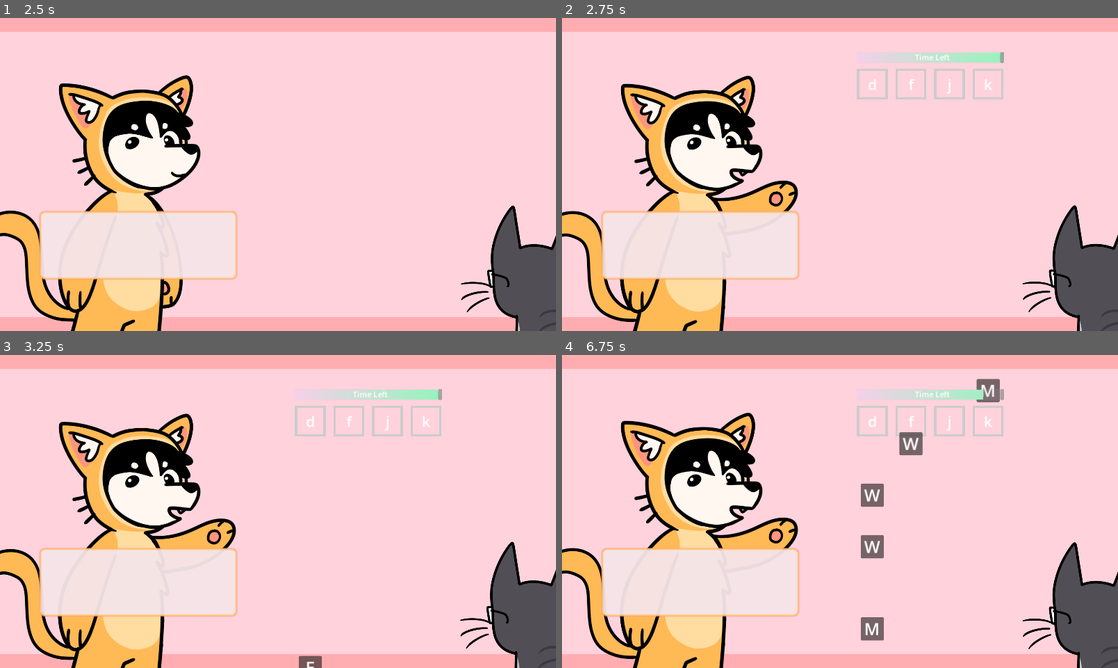
Above: before the commit, frames 1-4 (two rows, left to right).
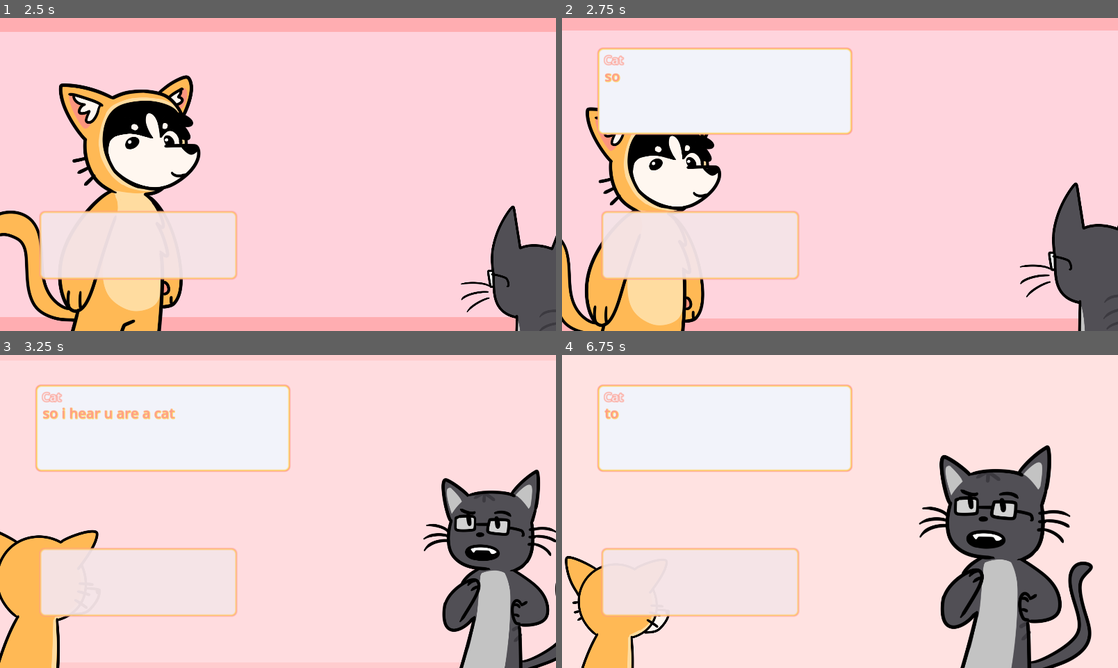
Above: after the commit, the same moments.

Repository: crawsoir/pizza_game
Game: Godot game, scene res://main.tscn
Same seed, same stepped clock (60 frames per second), same inputs: the game is played once before the commit and once after it.
Inputs:
- Up to frame 1 (2.5 s): click "START!!" at 0.5 s; tap Space (interact) at 1.35, 2.1 s
- Up to frame 2 (2.75 s): no input
- Up to frame 3 (3.25 s): tap Space (interact) at 2.85 s
- Up to frame 4 (6.75 s): tap Space (interact) every 0.75 s from 3.6 to 6.6 s

Frame 1 is identical in both runs. In frame 2, 27% of the frame differs, in the area x 0-100%, y 4-100%; in frame 3, 40%; in frame 4, 44%, in the area x 0-100%, y 0-100%.

Commit message:
Add global music loader

Diff:
--- a/Battlescreen/AnimationManager.gd
+++ b/Battlescreen/AnimationManager.gd
@@ -49,7 +49,7 @@
 				dog.animation = anim_map[DOG_CLOSED]
 
 		battle_screen.states.CAT_TURN:
-			if current_state == battle_screen.states.DOG_TURN:
+			if current_state == battle_screen.states.DOG_TURN or current_state == battle_screen.states.PREBATTLE:
 				switch_to_cat()
 
 		battle_screen.states.TRANSITION_DOG:
--- a/Battlescreen/BattleScreen.gd
+++ b/Battlescreen/BattleScreen.gd
@@ -20,6 +20,7 @@
 func _ready():
 	bg_colour.move_in()
 	interactive_dialogue.visible = false
+	GlobalAudioStream.set_music_db(-8)
 
 func _process(delta):
 	match(current_state):
--- a/Battlescreen/BattleScreen.tscn
+++ b/Battlescreen/BattleScreen.tscn
@@ -6,7 +6,6 @@
 [ext_resource type="PackedScene" uid="uid://dgh4l1gffvlkb" path="res://Battlescreen/AnimationManager.tscn" id="3_a0wn2"]
 [ext_resource type="Script" path="res://Eventmanager/EventManager.gd" id="4_iu5y7"]
 [ext_resource type="PackedScene" uid="uid://bqgx2nxmfeqhi" path="res://DialogueBox/InteractiveDialogueBox.tscn" id="7_tgbch"]
-[ext_resource type="AudioStream" uid="uid://pj1744ldehei" path="res://assets/pitzah.mp3" id="7_uk3f8"]
 [ext_resource type="Script" path="res://Battlescreen/RoundTimer.gd" id="7_xwc88"]
 
 [sub_resource type="Gradient" id="Gradient_thir2"]
@@ -51,10 +50,6 @@
 offset_right = 600.0
 offset_bottom = 240.0
 
-[node name="AudioStreamPlayer" type="AudioStreamPlayer" parent="."]
-stream = ExtResource("7_uk3f8")
-autoplay = true
-
 [node name="RoundTimer" type="TextureProgressBar" parent="."]
 layout_mode = 0
 offset_left = 611.0
--- a/Eventmanager/events/battle1.json
+++ b/Eventmanager/events/battle1.json
@@ -5,11 +5,12 @@
 	"cat_name": "who knows"
   },
   "events": [
-	{
-	  "num": 0,
-	  "type": "battle",
-	  "word_list": [
-		{"word": "meow", "score": 15},
+		{
+	  "num": 1,
+	  "type": "dialogue",
+	  "dialogue": [
+		{"text": "so i hear u are a cat"},
+		{"name": "dog", "text": "sus"}
 	  ]
 	},
 	{
--- /dev/null
+++ b/GUI/GameOverScreen.gd
@@ -0,0 +1,7 @@
+extends Control
+
+func _ready():
+	GlobalAudioStream.set_music_db(-17)
+
+func _on_main_menu_pressed():
+	Global.goto_scene(Global.START_SCREEN)
--- /dev/null
+++ b/GUI/GameOverScreen.tscn
@@ -0,0 +1,90 @@
+[gd_scene load_steps=9 format=3]
+
+[ext_resource type="Texture2D" uid="uid://ckvgd14mij4nu" path="res://assets/dogcry.png" id="1_5236h"]
+[ext_resource type="Script" path="res://GUI/GameOverScreen.gd" id="1_kdxk1"]
+[ext_resource type="Texture2D" uid="uid://cjsyqi0f1ckgk" path="res://assets/cat2.png" id="2_octqt"]
+
+
+[sub_resource type="StyleBoxFlat" id="StyleBoxFlat_jxg1g"]
+bg_color = Color(0.976471, 0.929412, 0.941176, 1)
+
+[sub_resource type="StyleBoxFlat" id="StyleBoxFlat_m83ty"]
+bg_color = Color(1, 0.709804, 0.713726, 1)
+skew = Vector2(0.1, 0)
+corner_radius_top_left = 5
+corner_radius_top_right = 5
+corner_radius_bottom_right = 5
+corner_radius_bottom_left = 5
+shadow_color = Color(0.913725, 0.254902, 0.372549, 0.6)
+shadow_size = 5
+
+[sub_resource type="StyleBoxFlat" id="StyleBoxFlat_5pitq"]
+bg_color = Color(0.901961, 0.6, 0.6, 1)
+skew = Vector2(0.1, 0)
+corner_radius_top_left = 5
+corner_radius_top_right = 5
+corner_radius_bottom_right = 5
+corner_radius_bottom_left = 5
+shadow_color = Color(1, 0, 0, 0.6)
+shadow_size = 5
+
+[sub_resource type="StyleBoxFlat" id="StyleBoxFlat_l58su"]
+skew = Vector2(0.1, 0)
+
+[sub_resource type="StyleBoxEmpty" id="StyleBoxEmpty_o33de"]
+
+[node name="GameOverScreen" type="Control"]
+layout_mode = 3
+anchors_preset = 15
+anchor_right = 1.0
+anchor_bottom = 1.0
+grow_horizontal = 2
+grow_vertical = 2
+script = ExtResource("1_kdxk1")
+
+[node name="Panel" type="Panel" parent="."]
+layout_mode = 1
+anchors_preset = 15
+anchor_right = 1.0
+anchor_bottom = 1.0
+grow_horizontal = 2
+grow_vertical = 2
+theme_override_styles/panel = SubResource("StyleBoxFlat_jxg1g")
+
+[node name="MainMenu" type="Button" parent="."]
+offset_left = 705.0
+offset_top = 494.0
+offset_right = 915.0
+offset_bottom = 576.0
+theme_override_colors/font_color = Color(1, 1, 1, 1)
+theme_override_colors/font_pressed_color = Color(0.682353, 0.682353, 0.682353, 1)
+theme_override_colors/font_hover_color = Color(1, 0.854902, 0.854902, 1)
+theme_override_font_sizes/font_size = 30
+theme_override_styles/normal = SubResource("StyleBoxFlat_m83ty")
+theme_override_styles/hover = SubResource("StyleBoxFlat_5pitq")
+theme_override_styles/pressed = SubResource("StyleBoxFlat_l58su")
+theme_override_styles/focus = SubResource("StyleBoxEmpty_o33de")
+text = "MAIN MENU"
+
+[node name="Cat2" type="Sprite2D" parent="."]
+position = Vector2(149, 269)
+texture = ExtResource("2_octqt")
+
+[node name="RichTextLabel" type="RichTextLabel" parent="."]
+layout_mode = 0
+offset_left = 429.0
+offset_top = 59.0
+offset_right = 1023.0
+offset_bottom = 196.0
+theme_override_colors/default_color = Color(1, 0.345098, 0.278431, 1)
+theme_override_colors/font_shadow_color = Color(0.533333, 0, 0, 1)
+theme_override_constants/shadow_outline_size = 5
+theme_override_font_sizes/normal_font_size = 100
+text = "GAME OVER"
+
+[node name="Dogcry" type="Sprite2D" parent="."]
+position = Vector2(272, 486)
+scale = Vector2(-1, 1)
+texture = ExtResource("1_5236h")
+
+[connection signal="pressed" from="MainMenu" to="." method="_on_main_menu_pressed"]
--- /dev/null
+++ b/GUI/StartGameScreen.gd
@@ -0,0 +1,11 @@
+extends Control
+
+func _ready():
+	$AnimationPlayer.play("default")
+	GlobalAudioStream.set_music_db(-17)
+
+func _on_quit_pressed():
+	get_tree().quit()
+
+func _on_start_pressed():
+	Global.goto_scene(Global.BATTLE_SCREEN)
--- /dev/null
+++ b/GUI/StartGameScreen.tscn
@@ -0,0 +1,167 @@
+[gd_scene load_steps=13 format=3 uid="uid://cnrt8nwyv8nny"]
+
+[ext_resource type="Script" path="res://GUI/StartGameScreen.gd" id="1_kolfv"]
+[ext_resource type="Texture2D" uid="uid://psgo6htpyixx" path="res://assets/dog.png" id="2_oeak0"]
+[ext_resource type="Texture2D" uid="uid://dtsrtoma01km3" path="res://assets/cat.png" id="3_rlbnb"]
+[ext_resource type="Texture2D" uid="uid://cmblxuera45f4" path="res://assets/howtoplay.png" id="4_tijqq"]
+
+[sub_resource type="StyleBoxFlat" id="StyleBoxFlat_obyvr"]
+bg_color = Color(0.976471, 0.960784, 0.929412, 1)
+
+[sub_resource type="StyleBoxFlat" id="StyleBoxFlat_p8pbs"]
+bg_color = Color(1, 0.709804, 0.713726, 1)
+skew = Vector2(0.1, 0)
+corner_radius_top_left = 5
+corner_radius_top_right = 5
+corner_radius_bottom_right = 5
+corner_radius_bottom_left = 5
+shadow_color = Color(0.913725, 0.254902, 0.372549, 0.6)
+shadow_size = 5
+
+[sub_resource type="StyleBoxFlat" id="StyleBoxFlat_erifd"]
+bg_color = Color(0.901961, 0.6, 0.6, 1)
+skew = Vector2(0.1, 0)
+corner_radius_top_left = 5
+corner_radius_top_right = 5
+corner_radius_bottom_right = 5
+corner_radius_bottom_left = 5
+shadow_color = Color(1, 0, 0, 0.6)
+shadow_size = 5
+
+[sub_resource type="StyleBoxFlat" id="StyleBoxFlat_4d7h1"]
+skew = Vector2(0.1, 0)
+
+[sub_resource type="StyleBoxEmpty" id="StyleBoxEmpty_wum4o"]
+
+[sub_resource type="Animation" id="Animation_tfy6a"]
+length = 0.001
+tracks/0/type = "value"
+tracks/0/imported = false
+tracks/0/enabled = true
+tracks/0/path = NodePath("Dog:position")
+tracks/0/interp = 1
+tracks/0/loop_wrap = true
+tracks/0/keys = {
+"times": PackedFloat32Array(0),
+"transitions": PackedFloat32Array(1),
+"update": 0,
+"values": [Vector2(665, 363)]
+}
+tracks/1/type = "value"
+tracks/1/imported = false
+tracks/1/enabled = true
+tracks/1/path = NodePath("Cat:position")
+tracks/1/interp = 1
+tracks/1/loop_wrap = true
+tracks/1/keys = {
+"times": PackedFloat32Array(0),
+"transitions": PackedFloat32Array(1),
+"update": 0,
+"values": [Vector2(160, 479)]
+}
+
+[sub_resource type="Animation" id="Animation_ccxrj"]
+resource_name = "default"
+length = 5.0
+loop_mode = 1
+tracks/0/type = "value"
+tracks/0/imported = false
+tracks/0/enabled = true
+tracks/0/path = NodePath("Dog:position")
+tracks/0/interp = 1
+tracks/0/loop_wrap = true
+tracks/0/keys = {
+"times": PackedFloat32Array(0, 2, 5),
+"transitions": PackedFloat32Array(1, 1, 1),
+"update": 0,
+"values": [Vector2(665, 363), Vector2(665, 375), Vector2(665, 363)]
+}
+tracks/1/type = "value"
+tracks/1/imported = false
+tracks/1/enabled = true
+tracks/1/path = NodePath("Cat:position")
+tracks/1/interp = 1
+tracks/1/loop_wrap = true
+tracks/1/keys = {
+"times": PackedFloat32Array(0, 3, 5),
+"transitions": PackedFloat32Array(1, 1, 1),
+"update": 0,
+"values": [Vector2(160, 485), Vector2(160, 479), Vector2(160, 485)]
+}
+
+[sub_resource type="AnimationLibrary" id="AnimationLibrary_dwntt"]
+_data = {
+"RESET": SubResource("Animation_tfy6a"),
+"default": SubResource("Animation_ccxrj")
+}
+
+[node name="StartGameScreen" type="Control"]
+layout_mode = 3
+anchors_preset = 15
+anchor_right = 1.0
+anchor_bottom = 1.0
+grow_horizontal = 2
+grow_vertical = 2
+script = ExtResource("1_kolfv")
+
+[node name="Panel" type="Panel" parent="."]
+layout_mode = 1
+anchors_preset = 15
+anchor_right = 1.0
+anchor_bottom = 1.0
+grow_horizontal = 2
+grow_vertical = 2
+theme_override_styles/panel = SubResource("StyleBoxFlat_obyvr")
+
+[node name="Dog" type="Sprite2D" parent="."]
+position = Vector2(665, 363)
+texture = ExtResource("2_oeak0")
+
+[node name="Cat" type="Sprite2D" parent="."]
+position = Vector2(160, 479)
+texture = ExtResource("3_rlbnb")
+
+[node name="Start" type="Button" parent="."]
+layout_mode = 0
+offset_left = 156.0
+offset_top = 520.0
+offset_right = 366.0
+offset_bottom = 602.0
+theme_override_colors/font_color = Color(1, 1, 1, 1)
+theme_override_colors/font_pressed_color = Color(0.682353, 0.682353, 0.682353, 1)
+theme_override_colors/font_hover_color = Color(1, 0.854902, 0.854902, 1)
+theme_override_font_sizes/font_size = 30
+theme_override_styles/normal = SubResource("StyleBoxFlat_p8pbs")
+theme_override_styles/hover = SubResource("StyleBoxFlat_erifd")
+theme_override_styles/pressed = SubResource("StyleBoxFlat_4d7h1")
+theme_override_styles/focus = SubResource("StyleBoxEmpty_wum4o")
+text = "START!!"
+
+[node name="Quit" type="Button" parent="."]
+layout_mode = 0
+offset_left = 385.0
+offset_top = 553.0
+offset_right = 501.0
+offset_bottom = 601.0
+theme_override_colors/font_color = Color(1, 1, 1, 1)
+theme_override_colors/font_pressed_color = Color(0.682353, 0.682353, 0.682353, 1)
+theme_override_colors/font_hover_color = Color(1, 0.854902, 0.854902, 1)
+theme_override_font_sizes/font_size = 20
+theme_override_styles/normal = SubResource("StyleBoxFlat_p8pbs")
+theme_override_styles/hover = SubResource("StyleBoxFlat_erifd")
+theme_override_styles/pressed = SubResource("StyleBoxFlat_4d7h1")
+theme_override_styles/focus = SubResource("StyleBoxEmpty_wum4o")
+text = "QUIT
+"
+
+[node name="Howtoplay" type="Sprite2D" parent="."]
+position = Vector2(837, 323)
+texture = ExtResource("4_tijqq")
+
+[node name="AnimationPlayer" type="AnimationPlayer" parent="."]
+libraries = {
+"": SubResource("AnimationLibrary_dwntt")
+}
+
+[connection signal="pressed" from="Start" to="." method="_on_start_pressed"]
+[connection signal="pressed" from="Quit" to="." method="_on_quit_pressed"]
--- /dev/null
+++ b/GUI/VictoryScreen.gd
@@ -0,0 +1,9 @@
+extends Control
+
+
+func _ready():
+	$AnimationPlayer.play("default")
+	GlobalAudioStream.set_music_db(-17)
+
+func _on_menu_pressed():
+	Global.goto_scene(Global.START_SCREEN)
--- /dev/null
+++ b/GUI/VictoryScreen.tscn
@@ -0,0 +1,126 @@
+[gd_scene load_steps=11 format=3 uid="uid://b7nwefsotp16n"]
+
+[ext_resource type="Script" path="res://GUI/VictoryScreen.gd" id="1_2qtta"]
+[ext_resource type="Texture2D" uid="uid://et1sbawyllpi" path="res://assets/victory.png" id="2_cnsjl"]
+
+[sub_resource type="StyleBoxFlat" id="StyleBoxFlat_7mmme"]
+bg_color = Color(0.905882, 1, 0.886275, 1)
+
+[sub_resource type="StyleBoxFlat" id="StyleBoxFlat_0jmfw"]
+bg_color = Color(1, 0.709804, 0.713726, 1)
+skew = Vector2(0.1, 0)
+corner_radius_top_left = 5
+corner_radius_top_right = 5
+corner_radius_bottom_right = 5
+corner_radius_bottom_left = 5
+shadow_color = Color(0.913725, 0.254902, 0.372549, 0.6)
+shadow_size = 5
+
+[sub_resource type="StyleBoxFlat" id="StyleBoxFlat_tvpmg"]
+bg_color = Color(0.901961, 0.6, 0.6, 1)
+skew = Vector2(0.1, 0)
+corner_radius_top_left = 5
+corner_radius_top_right = 5
+corner_radius_bottom_right = 5
+corner_radius_bottom_left = 5
+shadow_color = Color(1, 0, 0, 0.6)
+shadow_size = 5
+
+[sub_resource type="StyleBoxFlat" id="StyleBoxFlat_31kbu"]
+skew = Vector2(0.1, 0)
+
+[sub_resource type="StyleBoxEmpty" id="StyleBoxEmpty_n0573"]
+
+[sub_resource type="Animation" id="Animation_d4sah"]
+length = 0.001
+tracks/0/type = "value"
+tracks/0/imported = false
+tracks/0/enabled = true
+tracks/0/path = NodePath("Victory:rotation")
+tracks/0/interp = 1
+tracks/0/loop_wrap = true
+tracks/0/keys = {
+"times": PackedFloat32Array(0),
+"transitions": PackedFloat32Array(1),
+"update": 0,
+"values": [0.0]
+}
+
+[sub_resource type="Animation" id="Animation_wixxm"]
+resource_name = "default"
+length = 4.0
+loop_mode = 1
+tracks/0/type = "value"
+tracks/0/imported = false
+tracks/0/enabled = true
+tracks/0/path = NodePath("Victory:rotation")
+tracks/0/interp = 1
+tracks/0/loop_wrap = true
+tracks/0/keys = {
+"times": PackedFloat32Array(0, 2, 4),
+"transitions": PackedFloat32Array(1, 1, 1),
+"update": 0,
+"values": [0.0174533, -0.0174533, 0.0174533]
+}
+
+[sub_resource type="AnimationLibrary" id="AnimationLibrary_sm5v7"]
+_data = {
+"RESET": SubResource("Animation_d4sah"),
+"default": SubResource("Animation_wixxm")
+}
+
+[node name="VictoryScreen" type="Control"]
+layout_mode = 3
+anchors_preset = 15
+anchor_right = 1.0
+anchor_bottom = 1.0
+grow_horizontal = 2
+grow_vertical = 2
+script = ExtResource("1_2qtta")
+
+[node name="Panel" type="Panel" parent="."]
+layout_mode = 1
+anchors_preset = 15
+anchor_right = 1.0
+anchor_bottom = 1.0
+grow_horizontal = 2
+grow_vertical = 2
+theme_override_styles/panel = SubResource("StyleBoxFlat_7mmme")
+
+[node name="Victory" type="Sprite2D" parent="."]
+position = Vector2(634, 368)
+texture = ExtResource("2_cnsjl")
+
+[node name="Label" type="Label" parent="."]
+layout_mode = 0
+offset_left = 61.0
+offset_top = 73.0
+offset_right = 455.0
+offset_bottom = 179.0
+theme_override_colors/font_color = Color(0.443137, 0.780392, 0, 1)
+theme_override_colors/font_shadow_color = Color(1, 0.803922, 0.541176, 1)
+theme_override_font_sizes/font_size = 75
+text = "YOU WIN!!!"
+
+[node name="Menu" type="Button" parent="."]
+layout_mode = 0
+offset_left = 455.0
+offset_top = 505.0
+offset_right = 665.0
+offset_bottom = 587.0
+theme_override_colors/font_color = Color(1, 1, 1, 1)
+theme_override_colors/font_pressed_color = Color(0.682353, 0.682353, 0.682353, 1)
+theme_override_colors/font_hover_color = Color(1, 0.854902, 0.854902, 1)
+theme_override_font_sizes/font_size = 30
+theme_override_styles/normal = SubResource("StyleBoxFlat_0jmfw")
+theme_override_styles/hover = SubResource("StyleBoxFlat_tvpmg")
+theme_override_styles/pressed = SubResource("StyleBoxFlat_31kbu")
+theme_override_styles/focus = SubResource("StyleBoxEmpty_n0573")
+text = "MAIN MENU"
+
+[node name="AnimationPlayer" type="AnimationPlayer" parent="."]
+libraries = {
+"": SubResource("AnimationLibrary_sm5v7")
+}
+
+[connection signal="pressed" from="Menu" to="." method="_on_menu_pressed"]
--- a/Global.gd
+++ b/Global.gd
@@ -1,9 +1,9 @@
 extends Node
 
 var BATTLE_SCREEN = "res://Battlescreen/BattleScreen.tscn"
-var START_SCREEN = "res://StartGameScreen.tscn"
-var GAME_OVER_SCREEN = "res://GameOverScreen.tscn"
-var VICTORY_SCREEN = "res://VictoryScreen.tscn"
+var START_SCREEN = "res://GUI/StartGameScreen.tscn"
+var GAME_OVER_SCREEN = "res://GUI/GameOverScreen.tscn"
+var VICTORY_SCREEN = "res://GUI/VictoryScreen.tscn"
 
 var current_scene = null
 
--- /dev/null
+++ b/GlobalAudioStream.gd
@@ -0,0 +1,12 @@
+extends Node
+
+@onready var audio_player = $AudioStreamPlayer
+
+func set_music_db(db):
+	audio_player.volume_db = db
+
+func pause():
+	audio_player.stream_paused = true
+
+func play():
+	audio_player.stream_paused = false
--- /dev/null
+++ b/GlobalAudioStream.tscn
@@ -0,0 +1,12 @@
+[gd_scene load_steps=3 format=3 uid="uid://mlsp8otq3o4q"]
+
+[ext_resource type="Script" path="res://GlobalAudioStream.gd" id="1_f3jxu"]
+[ext_resource type="AudioStream" uid="uid://pj1744ldehei" path="res://assets/pitzah.mp3" id="1_w8m5t"]
+
+[node name="GlobalAudioStream" type="Node"]
+script = ExtResource("1_f3jxu")
+
+[node name="AudioStreamPlayer" type="AudioStreamPlayer" parent="."]
+stream = ExtResource("1_w8m5t")
+volume_db = -10.0
+autoplay = true
--- a/project.godot
+++ b/project.godot
@@ -18,6 +18,7 @@
 [autoload]
 
 Global="*res://Global.gd"
+GlobalAudioStream="*res://GlobalAudioStream.tscn"
 
 [display]
 
Not shown: 1 places in Battlescreen/BattleScreen.tscn that only renumber resources
